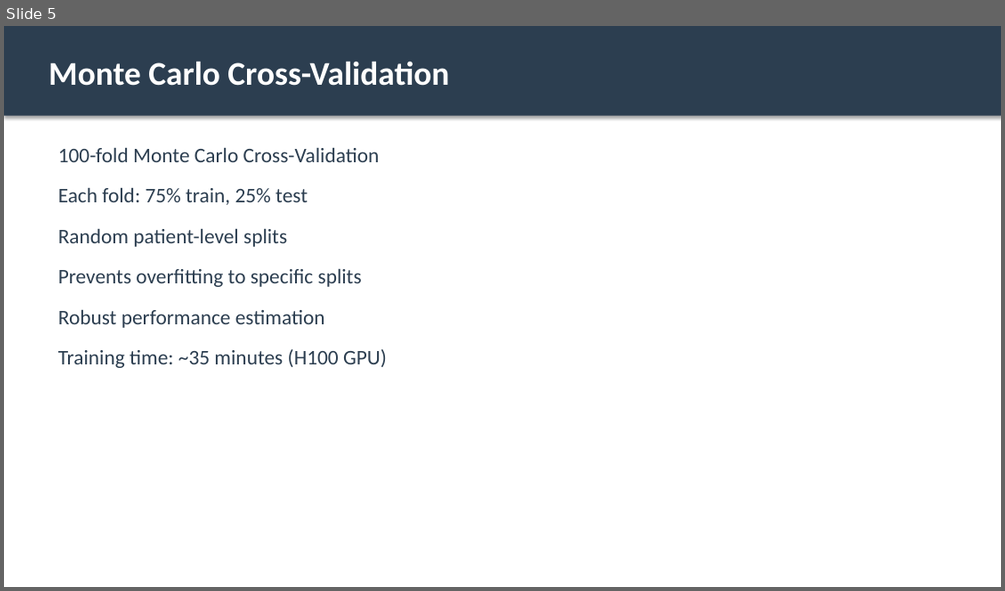
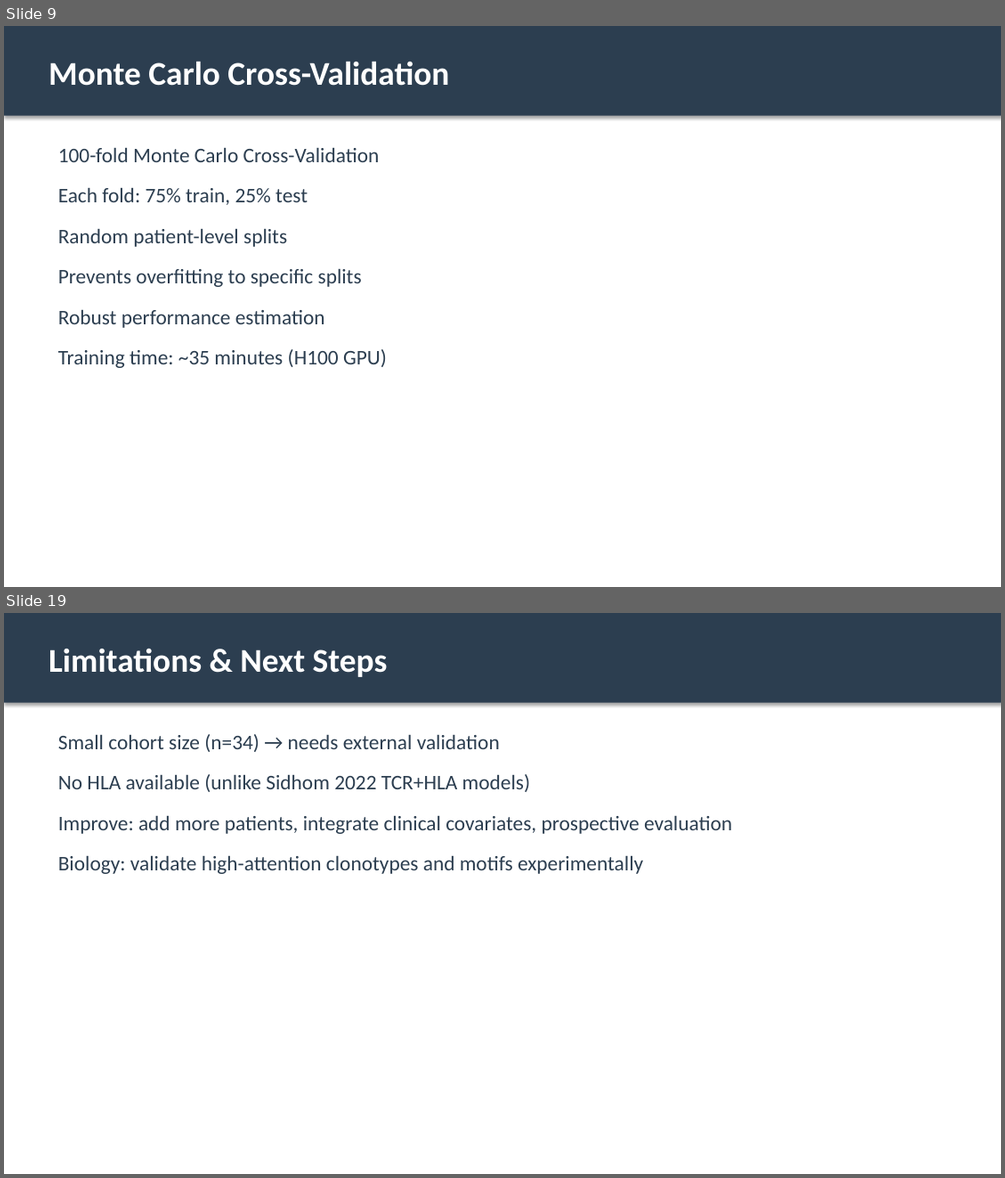
Before and after one commit to MateenahJAHAN/Final_Deliverable_DeepTCRResearch_Mateenah_Jahan_CSIR, a slide deck: results/DeepTCR_Results_Presentation.pptx. Shown one above the other, each under a label of ours: slide 5 before the commit, slides 9 and 19 after it; the slides between them are not shown. The pictures are 1005x591 and 1005x1178 pixels, drawn with LibreOffice and Linux fonts; fonts in the diff are those of the drawing. Boxes give left, top, right and bottom in pixels: in the first picture for what was removed or moved away, otherwise in the second. Text is boxed around its words. In the diff, an @@ line names an element or a change of style, - is before the commit and + after.

```diff
--- a/results/DeepTCR_Results_Presentation.pptx
+++ b/results/DeepTCR_Results_Presentation.pptx
@@ slide 19 added at (4,613,1001,1174), background #FFFFFF @@
@@ rectangle added at (4,613,1001,703), fill #2C3E50 @@
@@ text added at (48,649,388,677), 32 pt, text #FFFFFF, bold @@
+Limitations & Next Steps
@@ text added at (58,734,732,874), 20 pt, text #2C3E50 @@
+Small cohort size (n=34) → needs external validation
+No HLA available (unlike Sidhom 2022 TCR+HLA models)
+Improve: add more patients, integrate clinical covariates, prospective evaluation
+Biology: validate high-attention clonotypes and motifs experimentally
@@ what was slide 5 is now slide 9 @@
```
Also in this commit, not shown: 5 slides changed, 13 other slides added, 8 slides removed, 2 other files.
